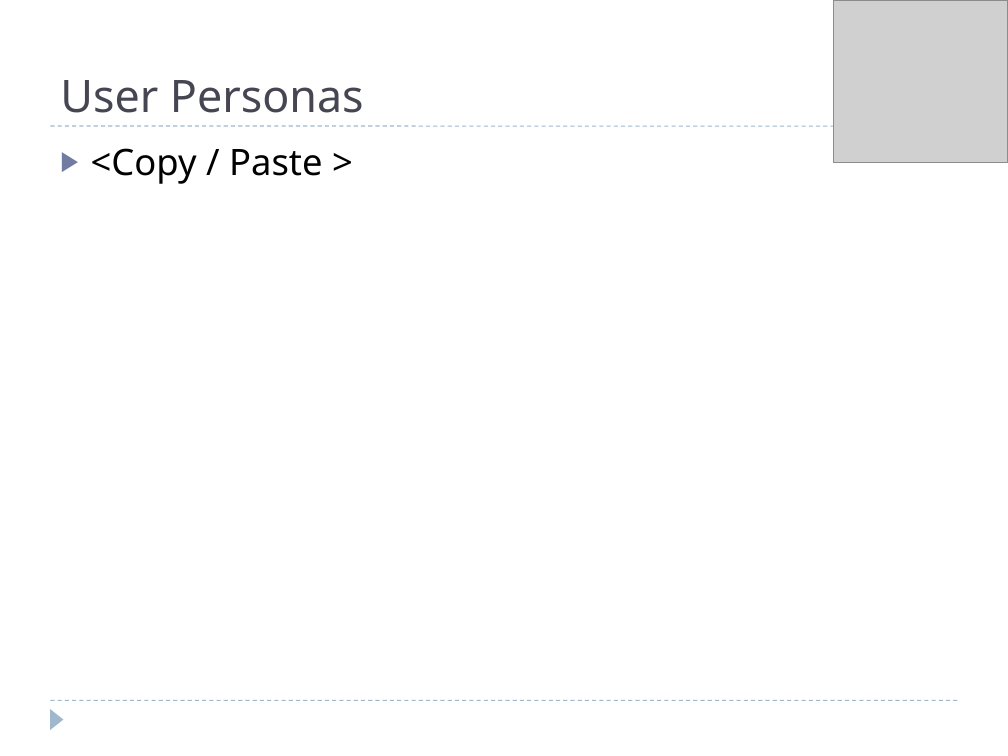
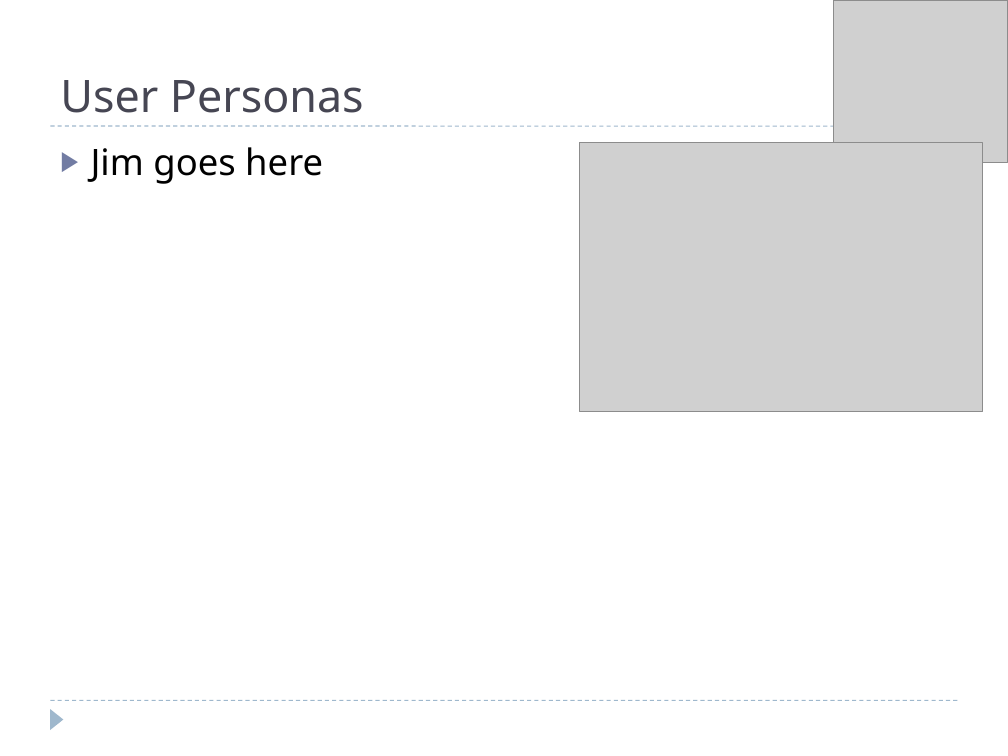
Before and after one commit to projectgoav/studeso, a slide deck: slide 4 of docs/presentation.pptx. Drawn at 1008x756 pixels with LibreOffice and Linux fonts; fonts in the diff are those of the drawing; grey boxes stand for pictures. Boxes give left, top, right and bottom in pixels: in the first picture for what was removed or moved away, otherwise in the second. Text is boxed around its words. In the diff, an @@ line names an element or a change of style, - is before the commit and + after.

```diff
--- a/docs/presentation.pptx
+++ b/docs/presentation.pptx
@@ text at [91, 147, 323, 184]: text changed @@
-▶ <Copy / Paste >
+▶ Jim goes here
@@ picture added at [580, 143, 983, 412] @@
```
Also in this commit, not shown: 2 other slides changed, 2 slides added.
